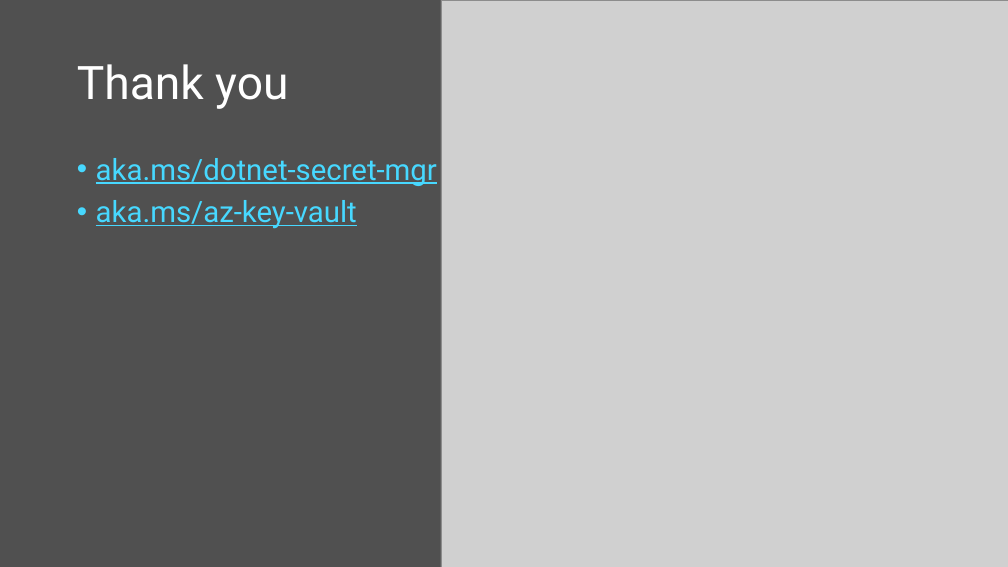
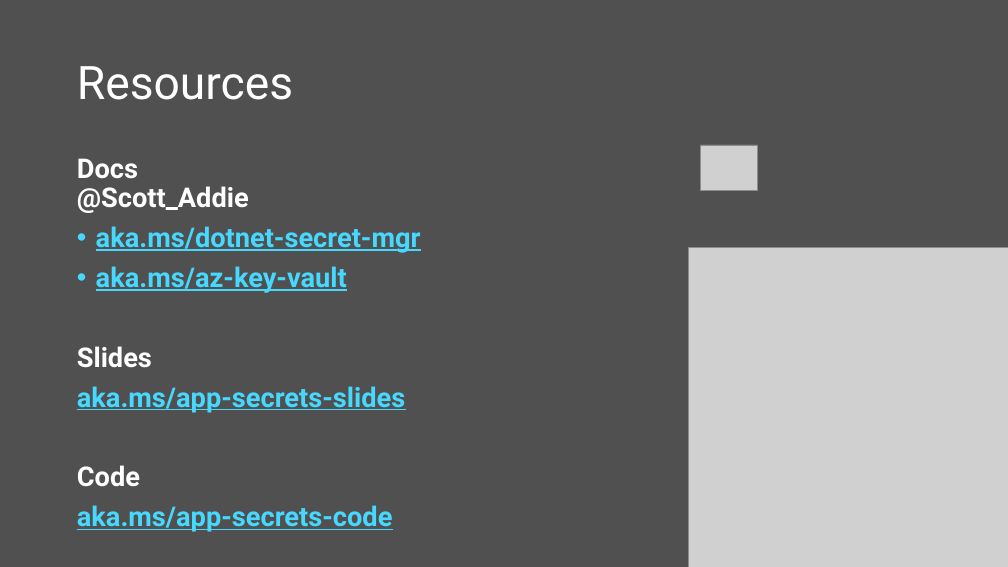
Before and after one commit to scottaddie/slide-decks, a slide deck: slide 15 of Protecting App Secrets.pptx. Drawn at 1008x567 pixels with LibreOffice and Linux fonts; fonts in the diff are those of the drawing; grey boxes stand for pictures. Boxes give left, top, right and bottom in pixels: in the first picture for what was removed or moved away, otherwise in the second. Text is boxed around its words. In the diff, an @@ line names an element or a change of style, - is before the commit and + after.

Commit message:
More edits

```diff
--- a/Protecting App Secrets.pptx
+++ b/Protecting App Secrets.pptx
@@ title at <box>77,66,293,100</box>: text changed @@
-Thank you
+Resources
@@ picture added at <box>701,145,758,191</box> @@
@@ text at <box>77,158,249,213</box>: paragraph added @@
+Docs @Scott_Addie
@@ text at <box>96,226,421,293</box>: size 28 to 25.9 pt, bold on in "aka.ms/dotnet-secret-mgr", "aka.ms/az-key-vault" @@
@@ picture: place and size @@
-picture at <box>441,0,1008,567</box>
+picture at <box>688,247,1008,567</box>
@@ text at <box>77,346,405,532</box>: paragraphs added @@
+Slides
+aka.ms/app-secrets-slides
+Code
+aka.ms/app-secrets-code
```
Also in this commit, not shown: 2 other slides changed.
